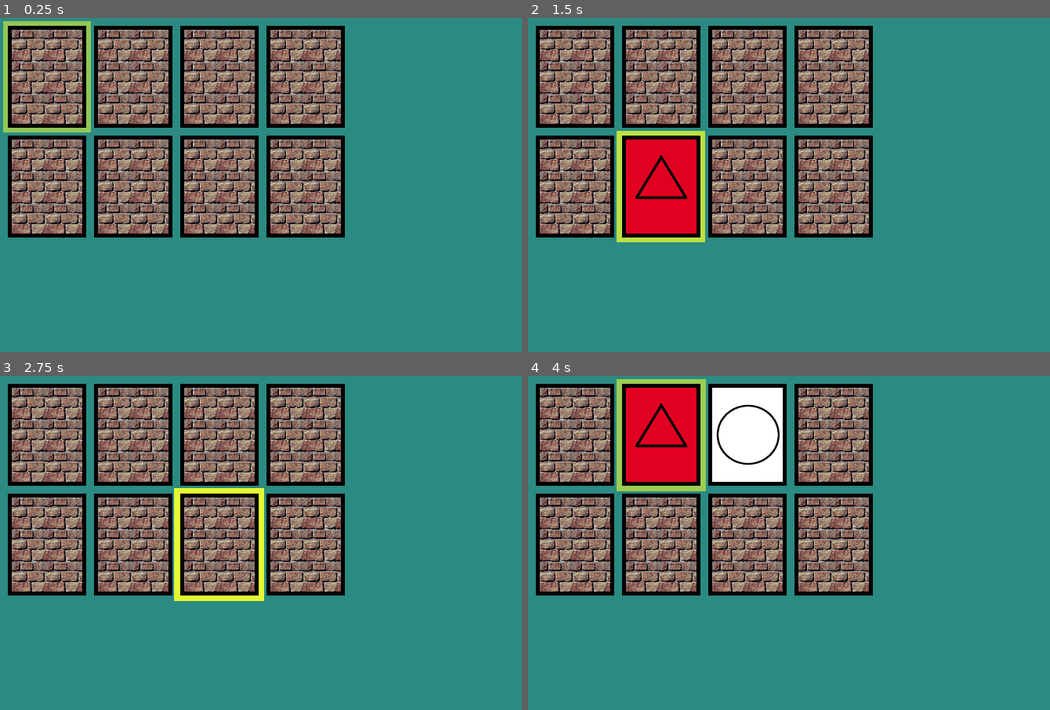
Above: before the commit, frames 1-4 (two rows, left to right).
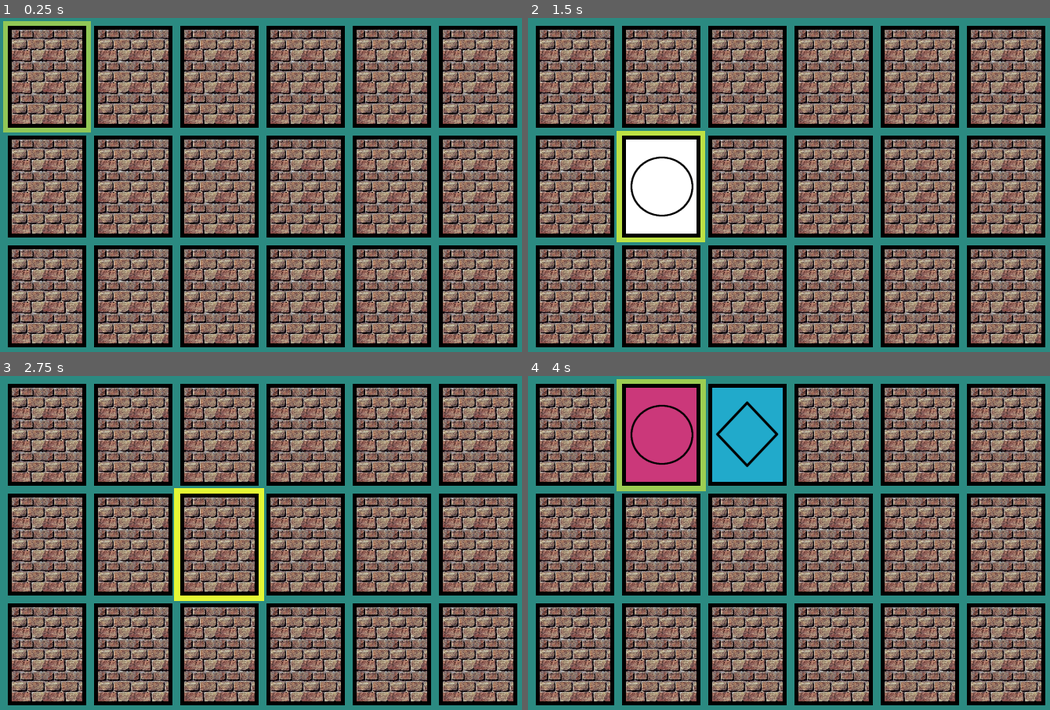
Above: after the commit, the same moments.

Repository: KapFlagon/Memory-Fun
Game: Godot game, scene res://src/screens/TestGameScreen.tscn
Two runs of this game, one before a commit and one after it. Both use one fixed random seed, a clock stepped at 60 frames per second and the inputs below.
Inputs (mouse positions are in pixels of both pictures, inside the frame that each line leads up to):
- Up to frame 1 (0.25 s): no input
- Up to frame 2 (1.5 s): tap Enter (ui_accept) at 0.5, 0.77, 1.25 s; move the mouse to (976, 188) at 0.52 s; hold Right (ui_right) 0.53-1.28 s; click (976, 188) at 0.67 s; move the mouse to (715, 225) at 1.27 s; hold Down (ui_down) from 1.28 s (still down)
- Up to frame 3 (2.75 s): tap Enter (ui_accept) at 1.52 s; move the mouse to (375, 482) at 2.02 s; release Down (ui_down) at 2.03 s; hold Right (ui_right) from 2.03 s (still down)
- Up to frame 4 (4 s): move the mouse to (809, 639) at 2.77 s; release Right (ui_right) at 2.78 s; hold Up (ui_up) 2.78-3.53 s; click (809, 639) at 2.92 s; tap Enter (ui_accept) at 3.02, 3.77 s; move the mouse to (1029, 619) at 3.52 s; hold Left (ui_left) from 3.53 s (still down)

The runs differ from the first frame. In frame 1, 46% of the frame differs, in the area x 1-100%, y 2-99%; in frame 2, 50%; in frame 3, 46%; in frame 4, 53%.

Commit message:
Added shuffle options for generated cards. Refactored the card generation and 2D array population.

Diff:
--- a/src/entities/game_objects/GridManager.gd
+++ b/src/entities/game_objects/GridManager.gd
@@ -27,7 +27,9 @@
 func _ready() -> void:
 	game_state = e_game_state.NEW
 	card_grid = create_2D_array()
-	populate_grid()
+	var card_1D_array = generate_cards()
+	card_1D_array = shuffle_cards(card_1D_array, 2)
+	populate_2D_grid(card_1D_array)
 	prepare_selector()
 
 
@@ -63,27 +65,35 @@
 	return new_card
 
 
-func populate_grid():
+
+func populate_2D_grid(card_1D_array):
+	for i in columns:
+		for j in rows:
+			card_grid[i][j] = card_1D_array.pop_back()
+			card_grid[i][j].set_position(grid_to_pixel(i, j))
+
+
+func generate_cards():
 	var card_counter = 0
+	var created_cards = []
 	var temp_card_params = randomize_card_params()
 	var temp_card
+	var num_of_cards = columns * rows
 	# Each card should be added twice, so that there are always pairs
-	for i in columns:
-		for j in rows:
-			# Check if new card template needs to be generated.
-			if card_counter < 2:
-				card_counter = card_counter + 1
-				pass
-			else:
-				temp_card_params = randomize_card_params()
-				card_counter = 1
-			temp_card = create_card(temp_card_params)
-			temp_card.set_position(grid_to_pixel(i, j))
-			add_child(temp_card)
-			card_grid[i][j] = temp_card
-	#print("pre shuffle")
-	#print_2D_array()
-	#card_grid = shuffle_card_grid(1)
+	for n in num_of_cards:
+		# Check if new card template needs to be generated.
+		if card_counter < 2:
+			card_counter = card_counter + 1
+			pass
+		else:
+			temp_card_params = randomize_card_params()
+			card_counter = 1
+		temp_card = create_card(temp_card_params)
+		#temp_card.set_position(grid_to_pixel(i, j))
+		add_child(temp_card)
+		#card_grid[i][j] = temp_card
+		created_cards.append(temp_card)
+	return created_cards
 
 
 func grid_to_pixel(column, row):
@@ -190,13 +200,11 @@
 		print("game over")
 
 
-func shuffle_card_grid(num_of_shuffles: int):
-	# https://bost.ocks.org/mike/shuffle/
-	var shuffled_2D_array
-	var total_items = columns * rows
-
-	#return shuffled_2D_array
-	pass
+func shuffle_cards(card_1D_array, num_of_shuffles: int):
+	# https://bost.ocks.org/mike/shuffle/  ?
+	for n in range(num_of_shuffles):
+		card_1D_array.shuffle()
+	return card_1D_array
 
 
 func prepare_selector() -> void:
--- a/src/screens/TestGameScreen.tscn
+++ b/src/screens/TestGameScreen.tscn
@@ -13,12 +13,12 @@
 }
 
 [node name="GridManager" parent="." instance=ExtResource( 1 )]
-columns = 4
-rows = 2
+columns = 6
+rows = 3
 x_start = 10
 y_start = 10
 item_width = 100
 item_height = 130
 item_padding_x = 10
 item_padding_y = 10
-selected_difficulty = 1
+selected_difficulty = 2
Not shown, changed: ToDo
